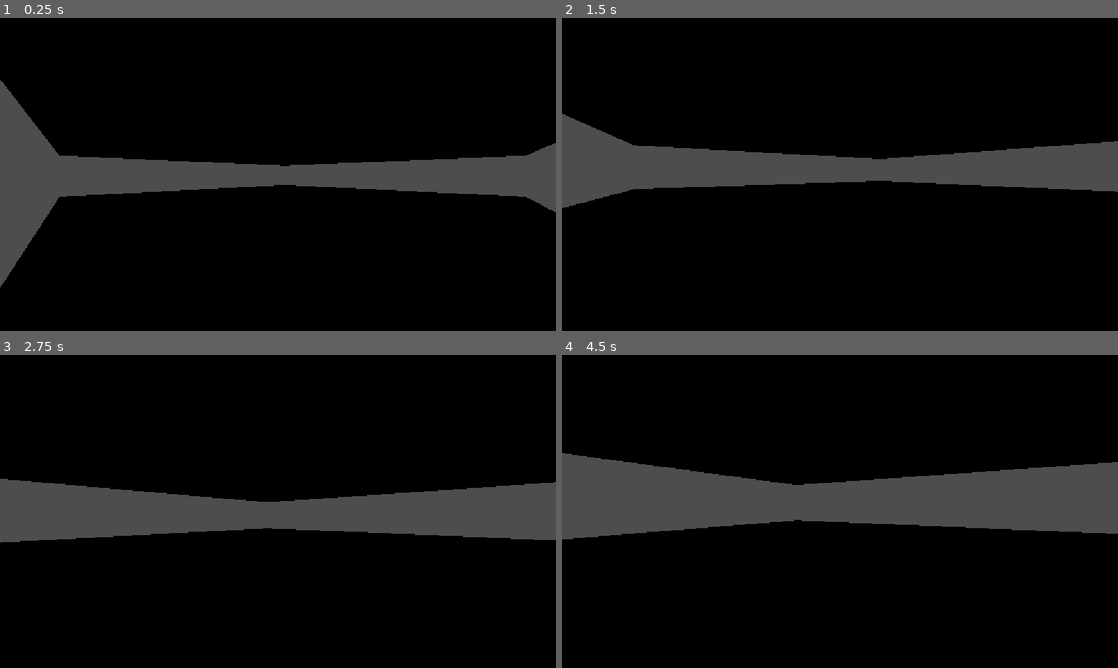
Above: before the commit, frames 1-4 (two rows, left to right).
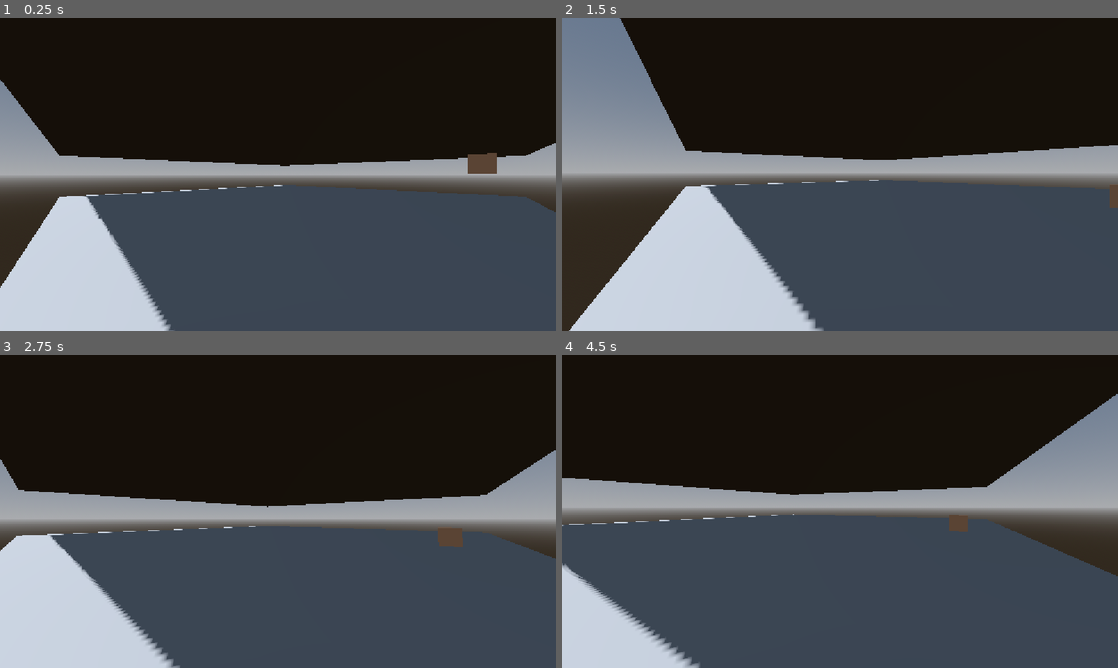
Above: after the commit, the same moments.

Repository: Marcinuu16/The-Last-Admin
Game: Godot game, scene res://levels/testLevel/test_level.tscn
Two runs of this game, one before a commit and one after it. Both use one fixed random seed, a clock stepped at 60 frames per second and the inputs below.
Inputs (mouse positions are in pixels of both pictures, inside the frame that each line leads up to):
- Up to frame 1 (0.25 s): no input
- Up to frame 2 (1.5 s): tap Enter (ui_accept) at 0.5, 0.77 s; move the mouse to (867, 174) at 0.52 s; hold Up (ui_up) from 0.53 s (still down); move the mouse to (812, 174) at 1.27 s
- Up to frame 3 (2.75 s): keep holding Up (ui_up); tap Enter (ui_accept) at 1.52 s; move the mouse to (289, 505) at 2.02 s
- Up to frame 4 (4.5 s): move the mouse to (834, 517) at 2.77 s; tap Enter (ui_accept) at 3.02, 3.77 s; move the mouse to (878, 514) at 3.52 s; tap Escape (ui_cancel) at 4.15 s; move the mouse to (673, 464) at 4.27 s; release Up (ui_up) at 4.28 s; hold Left (ui_left) from 4.28 s (still down)

The runs differ from the first frame. In frame 1, 53% of the frame differs, in the area x 0-100%, y 19-100%; in frame 2, 62%, in the area x 0-100%, y 0-100%; in frame 3, 54%; in frame 4, 61%.

Commit message:
Add Area3D with Box scene spawning. Setting camera lock

Diff:
--- /dev/null
+++ b/entities/box/box.tscn
@@ -0,0 +1,20 @@
+[gd_scene format=3 uid="uid://c7ovnvpr05g6u"]
+
+[sub_resource type="BoxShape3D" id="BoxShape3D_x30i6"]
+
+[sub_resource type="BoxMesh" id="BoxMesh_7pxhf"]
+
+[sub_resource type="StandardMaterial3D" id="StandardMaterial3D_v70so"]
+albedo_color = Color(1, 0.73333335, 0.5254902, 1)
+
+[node name="Node3D" type="RigidBody3D" unique_id=1667405012]
+collision_layer = 4
+collision_mask = 7
+mass = 0.207
+
+[node name="CollisionShape3D" type="CollisionShape3D" parent="." unique_id=868557797]
+shape = SubResource("BoxShape3D_x30i6")
+
+[node name="MeshInstance3D" type="MeshInstance3D" parent="." unique_id=5382739]
+mesh = SubResource("BoxMesh_7pxhf")
+surface_material_override/0 = SubResource("StandardMaterial3D_v70so")
--- a/entities/player/player.gd
+++ b/entities/player/player.gd
@@ -2,6 +2,7 @@
 
 const SPEED = 5.0
 const JUMP_VELOCITY = 4.5
+var lock: bool = true
 
 # Reference to the camera pivot handle
 @onready var camera_handle = $CameraHandle
@@ -25,7 +26,7 @@
 		velocity.y = JUMP_VELOCITY
 
 	# Get the input direction and handle movement.
-	var input_dir := Input.get_vector("ui_left", "ui_right", "ui_up", "ui_down")
+	var input_dir := Input.get_vector("action_left", "action_right", "action_forward", "action_backward")
 
 	# transform.basis now updates correctly when the body rotates!
 	var direction := (transform.basis * Vector3(input_dir.x, 0, input_dir.y)).normalized()
@@ -39,8 +40,12 @@
 	move_and_slide()
 
 func _unhandled_input(event: InputEvent) -> void:
-	if Input.is_action_pressed("ui_cancel"):
-		Input.mouse_mode = Input.MOUSE_MODE_VISIBLE
+	if event.is_action_pressed("ui_cancel"):
+		lock = !lock
+		if lock:
+			Input.mouse_mode = Input.MOUSE_MODE_CAPTURED
+		else:
+			Input.mouse_mode = Input.MOUSE_MODE_VISIBLE
 
 	if event is InputEventMouseMotion and Input.mouse_mode == Input.MOUSE_MODE_CAPTURED:
 		# 1. Rotate the WHOLE CHARACTER BODY left/right (Y-axis)
--- a/entities/player/player.tscn
+++ b/entities/player/player.tscn
@@ -19,6 +19,7 @@
 [sub_resource type="CapsuleShape3D" id="CapsuleShape3D_7pxhf"]
 
 [node name="Player" type="CharacterBody3D" unique_id=180061358]
+collision_layer = 2
 script = ExtResource("1_symyc")
 
 [node name="MeshInstance3D" type="MeshInstance3D" parent="." unique_id=845791984]
--- /dev/null
+++ b/levels/testLevel/test_level.gd
@@ -0,0 +1,21 @@
+extends Node3D
+
+const BOX_SCENE = preload("res://entities/box/box.tscn")
+# Called when the node enters the scene tree for the first time.
+func _ready() -> void:
+	pass # Replace with function body.
+
+
+# Called every frame. 'delta' is the elapsed time since the previous frame.
+func _process(delta: float) -> void:
+	pass
+
+
+func _on_area_3d_body_entered(body: Node3D) -> void:
+	if body is not CharacterBody3D:
+		return
+
+	print("hello body!")
+	var box = BOX_SCENE.instantiate()
+	box.position = Vector3(3,4,16)
+	add_child(box)
--- a/levels/testLevel/test_level.tscn
+++ b/levels/testLevel/test_level.tscn
@@ -1,8 +1,33 @@
 [gd_scene format=3 uid="uid://dbmqcbovl0qt7"]
 
+[ext_resource type="Script" uid="uid://dxdjvcjxrenli" path="res://levels/testLevel/test_level.gd" id="1_5rh8t"]
 [ext_resource type="PackedScene" uid="uid://beaw1pigp5836" path="res://entities/player/player.tscn" id="1_jg112"]
+[ext_resource type="PackedScene" uid="uid://c7ovnvpr05g6u" path="res://entities/box/box.tscn" id="3_gwj6y"]
+
+[sub_resource type="ProceduralSkyMaterial" id="ProceduralSkyMaterial_jg112"]
+sky_horizon_color = Color(0.66224277, 0.6717428, 0.6867428, 1)
+ground_horizon_color = Color(0.66224277, 0.6717428, 0.6867428, 1)
+
+[sub_resource type="Sky" id="Sky_5rh8t"]
+sky_material = SubResource("ProceduralSkyMaterial_jg112")
+
+[sub_resource type="Environment" id="Environment_gwj6y"]
+background_mode = 2
+sky = SubResource("Sky_5rh8t")
+glow_enabled = true
+
+[sub_resource type="BoxShape3D" id="BoxShape3D_7pxhf"]
+size = Vector3(10, 5, 4)
 
 [node name="TestLevel" type="Node3D" unique_id=258708541]
+script = ExtResource("1_5rh8t")
+
+[node name="DirectionalLight3D" type="DirectionalLight3D" parent="." unique_id=1944619846]
+transform = Transform3D(-0.8660254, -0.43301278, 0.25, 0, 0.49999997, 0.86602545, -0.50000006, 0.75, -0.43301266, 0, 0, 0)
+shadow_enabled = true
+
+[node name="WorldEnvironment" type="WorldEnvironment" parent="." unique_id=751354959]
+environment = SubResource("Environment_gwj6y")
 
 [node name="CSGBox3D" type="CSGBox3D" parent="." unique_id=842096695]
 transform = Transform3D(1, 0, 0, 0, 1, 0, 0, 0, 1, 16, 0.5, 16)
@@ -15,3 +40,18 @@
 
 [node name="Player" parent="." unique_id=180061358 instance=ExtResource("1_jg112")]
 transform = Transform3D(-0.70710677, 0, -0.70710677, 0, 1, 0, 0.70710677, 0, -0.70710677, 3, 2, 1)
+
+[node name="Area3D" type="Area3D" parent="." unique_id=1322801005]
+transform = Transform3D(1, 0, 0, 0, 1, 0, 0, 0, 1, 0, 1, 11)
+collision_layer = 9
+collision_mask = 2
+
+[node name="CollisionShape3D" type="CollisionShape3D" parent="Area3D" unique_id=2077973948]
+transform = Transform3D(1, 0, 0, 0, 1, 0, 0, 0, 1, 5.5, 2, 1.5)
+shape = SubResource("BoxShape3D_7pxhf")
+debug_color = Color(0.97757214, 0.5828737, 0.4070476, 0.41960785)
+
+[node name="Node3D" parent="." unique_id=1667405012 instance=ExtResource("3_gwj6y")]
+transform = Transform3D(1, 0, 0, 0, 1, 0, 0, 0, 1, 3, 4, 16)
+
+[connection signal="body_entered" from="Area3D" to="." method="_on_area_3d_body_entered"]
--- a/project.godot
+++ b/project.godot
@@ -30,6 +30,36 @@
 "res://props/": "pink"
 }
 
+[input]
+
+action_forward={
+"deadzone": 0.2,
+"events": [Object(InputEventKey,"resource_local_to_scene":false,"resource_name":"","device":-1,"window_id":0,"alt_pressed":false,"shift_pressed":false,"ctrl_pressed":false,"meta_pressed":false,"pressed":false,"keycode":0,"physical_keycode":87,"key_label":0,"unicode":119,"location":0,"echo":false,"script":null)
+]
+}
+action_backward={
+"deadzone": 0.2,
+"events": [Object(InputEventKey,"resource_local_to_scene":false,"resource_name":"","device":-1,"window_id":0,"alt_pressed":false,"shift_pressed":false,"ctrl_pressed":false,"meta_pressed":false,"pressed":false,"keycode":0,"physical_keycode":83,"key_label":0,"unicode":115,"location":0,"echo":false,"script":null)
+]
+}
+action_left={
+"deadzone": 0.2,
+"events": [Object(InputEventKey,"resource_local_to_scene":false,"resource_name":"","device":-1,"window_id":0,"alt_pressed":false,"shift_pressed":false,"ctrl_pressed":false,"meta_pressed":false,"pressed":false,"keycode":0,"physical_keycode":65,"key_label":0,"unicode":97,"location":0,"echo":false,"script":null)
+]
+}
+action_right={
+"deadzone": 0.2,
+"events": [Object(InputEventKey,"resource_local_to_scene":false,"resource_name":"","device":-1,"window_id":0,"alt_pressed":false,"shift_pressed":false,"ctrl_pressed":false,"meta_pressed":false,"pressed":false,"keycode":0,"physical_keycode":68,"key_label":0,"unicode":100,"location":0,"echo":false,"script":null)
+]
+}
+
+[layer_names]
+
+3d_physics/layer_1="ground"
+3d_physics/layer_2="player"
+3d_physics/layer_3="bodies"
+3d_physics/layer_4="areas"
+
 [physics]
 
 3d/physics_engine="Jolt Physics"
Not shown, added: levels/testLevel/test_level.gd.uid
